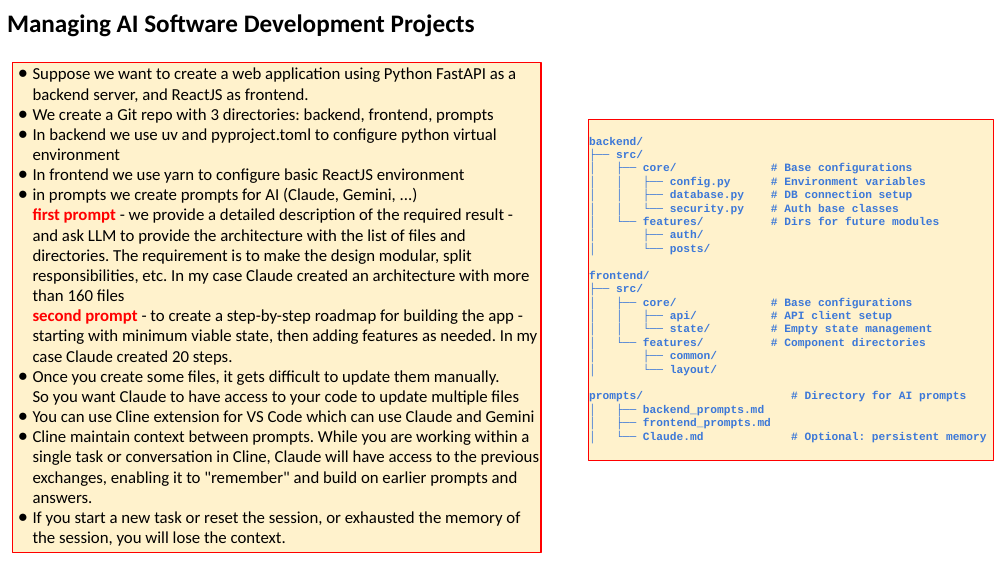
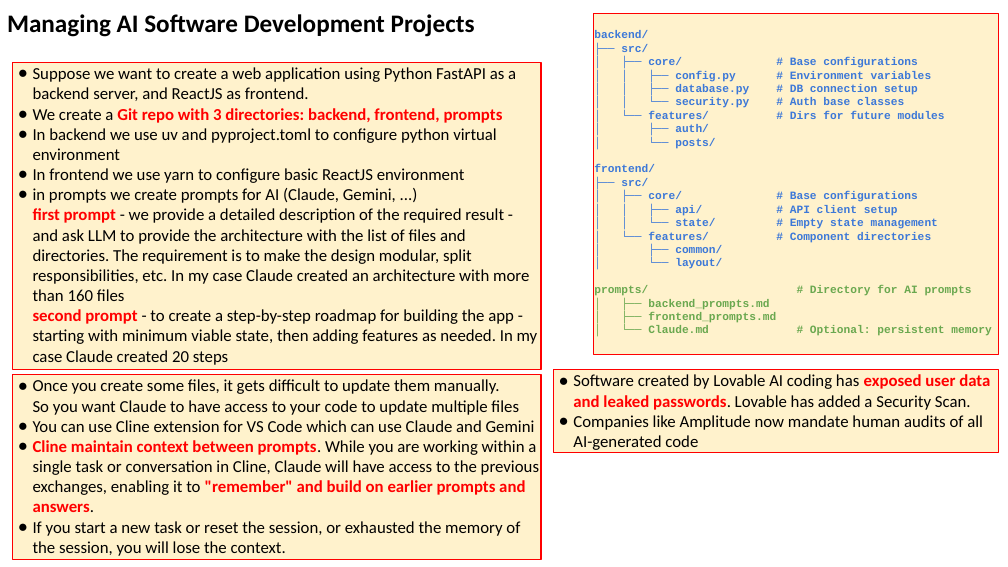
Before and after one commit to lselector/seminar, a slide deck: slide 15 of 2025/2025-05-30-AI-Updates.pptx. Drawn at 1008x567 pixels with LibreOffice and Linux fonts; fonts in the diff are those of the drawing. Boxes give left, top, right and bottom in pixels: in the first picture for what was removed or moved away, otherwise in the second. Text is boxed around its words. In the diff, an @@ line names an element or a change of style, - is before the commit and + after.

Commit message:
update

```diff
--- a/2025/2025-05-30-AI-Updates.pptx
+++ b/2025/2025-05-30-AI-Updates.pptx
@@ rectangle "backend/": place and size @@
-rectangle "backend/" at box(588, 120, 993, 462)
+rectangle "backend/" at box(594, 13, 999, 355)
@@ rectangle "Suppose we want to create ...": place and size @@
-rectangle "Suppose we want to create ..." at box(13, 62, 541, 553)
+rectangle "Suppose we want to create ..." at box(13, 62, 541, 370)
@@ text in rectangle at box(33, 108, 503, 123): text colour #000000 to #FF0000, bold on in "Git repo with 3 directories: backend, frontend, ..." @@
@@ text in rectangle at box(33, 188, 538, 365): text changed @@
-● in prompts we create prompts for AI (Claude, Gemini, ...)
-  first prompt - we provide a detailed description of the required result - and ask LLM to provide the architecture with the list of files and directories. The requirement is to make the design modular, split responsibilities, etc. In my case Claude created an architecture with more than 160 files
-  second prompt - to create a step-by-step roadmap for building the app - starting with minimum viable state, then adding features as needed. In my case Claude created 20 steps.
-● Once you create some files, it gets difficult to update them manually.
-  So you want Claude to have access to your code to update multiple files
-● You can use Cline extension for VS Code which can use Claude and Gemini
-● Cline maintain context between prompts. While you are working within a single task or conversation in Cline, Claude will have access to the previous exchanges, enabling it to "remember" and build on earlier prompts and answers.
-● If you start a new task or reset the session, or exhausted the memory of the session, you will lose the context.
+● in prompts we create prompts for AI (Claude, Gemini, ...)
+  first prompt - we provide a detailed description of the required result - and ask LLM to provide the architecture with the list of files and directories. The requirement is to make the design modular, split responsibilities, etc. In my case Claude created an architecture with more than 160 files
+  second prompt - to create a step-by-step roadmap for building the app - starting with minimum viable state, then adding features as needed. In my case Claude created 20 steps
@@ text in rectangle at box(594, 285, 991, 336): text colour #3C78D8 to #6AA84F in "prompts/ # Directory for AI prompts", "│ ├── backend_prompts.md", "│ ├── frontend_prompts.md", "│ └── Claude.md # Optional: persistent memory" @@
@@ rectangle added at box(13, 374, 541, 559), fill #FFF2CC, outline #FF0000 0.75 pt, 12 pt, text #000000 @@
+● Once you create some files, it gets difficult to update them manually.
+  So you want Claude to have access to your code to update multiple files
+● You can use Cline extension for VS Code which can use Claude and Gemini
+● Cline maintain context between prompts. While you are working within a single task or conversation in Cline, Claude will have access to the previous exchanges, enabling it to "remember" and build on earlier prompts and answers.
+● If you start a new task or reset the session, or exhausted the memory of the session, you will lose the context.
@@ rectangle added at box(553, 369, 998, 453), fill #FFF2CC, outline #FF0000 0.75 pt, 12 pt, text #000000 @@
+● Software created by Lovable AI coding has exposed user data and leaked passwords. Lovable has added a Security Scan.
+● Companies like Amplitude now mandate human audits of all AI-generated code
```
Also in this commit, not shown: 11 other slides changed, 1 slide added.
